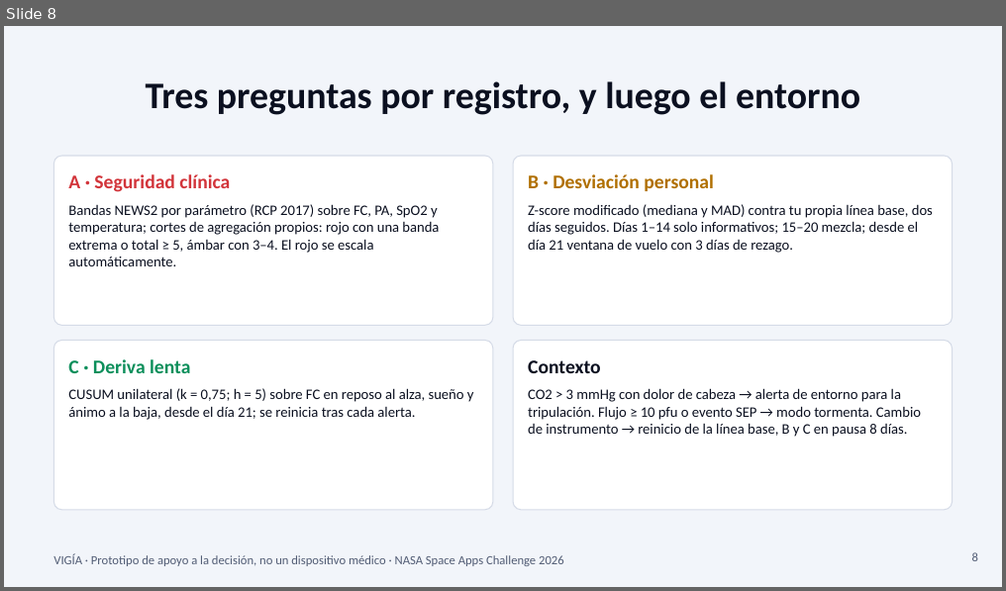
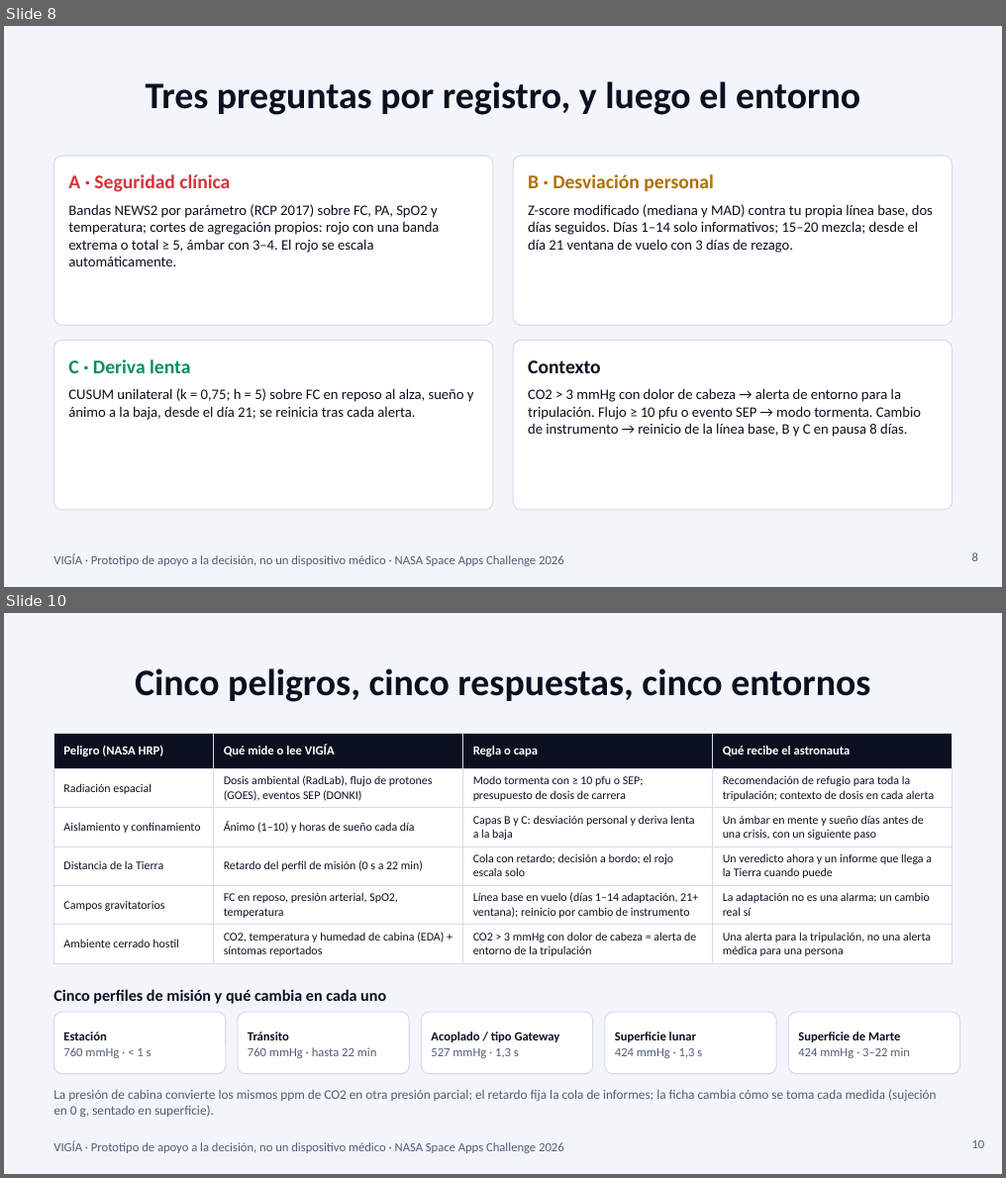
Before and after one commit to RazeZor/Proyecto-nasa-Create-Health-Monitoring-Software-for-Astronauts-on-Space-Missions, a slide deck: auditoria/VIGIA-pitch-es.pptx. Shown one above the other, each under a label of ours: slide 8 before the commit, slides 8 and 10 after it; the slides between them are not shown. The pictures are 1006x591 and 1006x1178 pixels, drawn with LibreOffice and Linux fonts; fonts in the diff are those of the drawing; background and template pictures are left out. Boxes give left, top, right and bottom in pixels: in the first picture for what was removed or moved away, otherwise in the second. Text is boxed around its words. In the diff, an @@ line names an element or a change of style, - is before the commit and + after.

```diff
--- a/auditoria/VIGIA-pitch-es.pptx
+++ b/auditoria/VIGIA-pitch-es.pptx
@@ slide 10 added at [4, 613, 1002, 1174], background #F2F5FA; not listed: 1 template element that a slide beside it also shows @@
@@ title added at [135, 668, 870, 702], 27 pt, text #0B1020, bold @@
+Cinco peligros, cinco respuestas, cinco entornos
@@ table added at [54, 733, 952, 960], 6 rows, 4 columns @@
+Peligro (NASA HRP) | Qué mide o lee VIGÍA | Regla o capa | Qué recibe el astronauta
+Radiación espacial | Dosis ambiental (RadLab), flujo de protones (GOES), eventos SEP (DONKI) | Modo tormenta con ≥ 10 pfu o SEP; presupuesto de dosis de carrera | Recomendación de refugio para toda la tripulación; contexto de dosis en cada alerta
+Aislamiento y confinamiento | Ánimo (1–10) y horas de sueño cada día | Capas B y C: desviación personal y deriva lenta a la baja | Un ámbar en mente y sueño días antes de una crisis, con un siguiente paso
+Distancia de la Tierra | Retardo del perfil de misión (0 s a 22 min) | Cola con retardo; decisión a bordo; el rojo escala solo | Un veredicto ahora y un informe que llega a la Tierra cuando puede
+Campos gravitatorios | FC en reposo, presión arterial, SpO2, temperatura | Línea base en vuelo (días 1–14 adaptación, 21+ ventana); reinicio por cambio de instrumento | La adaptación no es una alarma; un cambio real sí
+Ambiente cerrado hostil | CO2, temperatura y humedad de cabina (EDA) + síntomas reportados | CO2 > 3 mmHg con dolor de cabeza = alerta de entorno de la tripulación | Una alerta para la tripulación, no una alerta médica para una persona
@@ text added at [54, 989, 386, 1004], 11.5 pt, text #0B1020, bold @@
+Cinco perfiles de misión y qué cambia en cada uno
@@ rounded rectangle added at [54, 1012, 226, 1074], fill #FFFFFF, outline #D5DBE7 0.75 pt @@
@@ rounded rectangle added at [238, 1012, 409, 1074], fill #FFFFFF, outline #D5DBE7 0.75 pt @@
@@ rounded rectangle added at [421, 1012, 593, 1074], fill #FFFFFF, outline #D5DBE7 0.75 pt @@
@@ rounded rectangle added at [605, 1012, 776, 1074], fill #FFFFFF, outline #D5DBE7 0.75 pt @@
@@ rounded rectangle added at [788, 1012, 960, 1074], fill #FFFFFF, outline #D5DBE7 0.75 pt @@
@@ text added at [63, 1032, 152, 1059], 9 pt, text #525D75 @@
+Estación
+760 mmHg · < 1 s
@@ text added at [248, 1032, 377, 1059], 9 pt, text #525D75 @@
+Tránsito
+760 mmHg · hasta 22 min
@@ text added at [431, 1032, 560, 1059], 9 pt, text #0B1020, bold @@
+Acoplado / tipo Gateway
+527 mmHg · 1,3 s
@@ text added at [615, 1032, 702, 1059], 9 pt, text #0B1020, bold @@
+Superficie lunar
+424 mmHg · 1,3 s
@@ text added at [798, 1032, 910, 1059], 9 pt, text #0B1020, bold @@
+Superficie de Marte
+424 mmHg · 3–22 min
@@ text added at [54, 1089, 937, 1118], 9.5 pt, text #525D75 @@
+La presión de cabina convierte los mismos ppm de CO2 en otra presión parcial; el retardo fija la cola de informes; la ficha cambia cómo se toma cada medida (sujeción en 0 g, sentado en superficie).
@@ page number added at [972, 1141, 985, 1149], 9 pt, text #525D75 @@
+10
```
Also in this commit, not shown: 2 other slides added, 8 other files.
